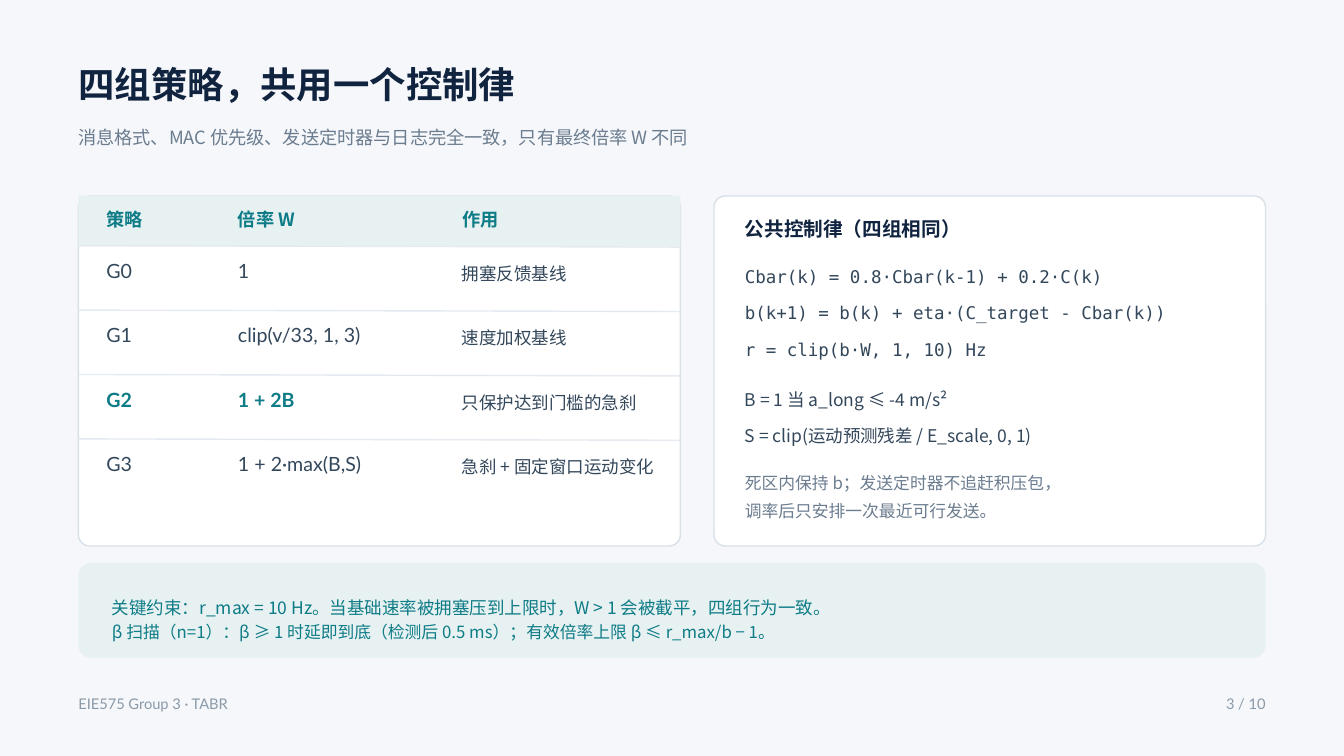
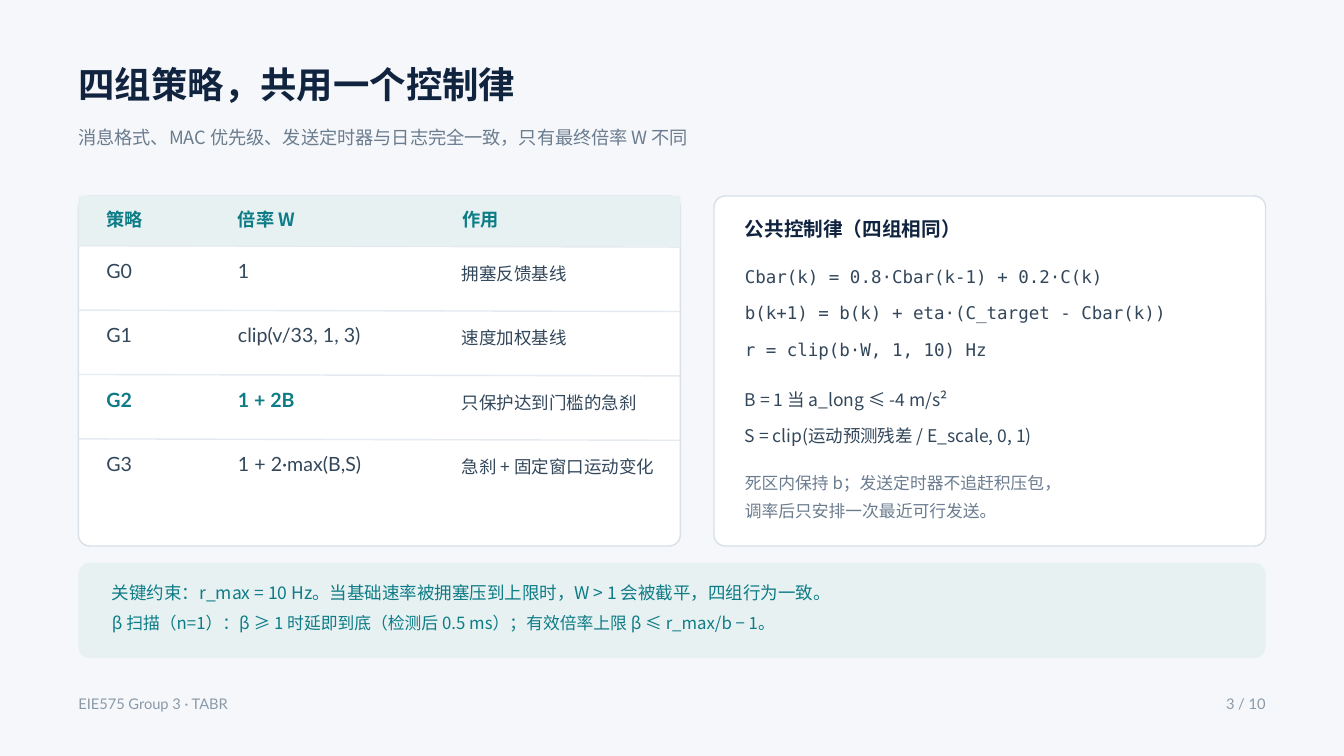
Before and after one commit to han088693-debug/EIE575-Project, a slide deck: slide 3 of TABR_project/docs/deck/EIE575_TABR_deck.pptx. Drawn at 1344x756 pixels with LibreOffice and Linux fonts; fonts in the diff are those of the drawing. Boxes give left, top, right and bottom in pixels: in the first picture for what was removed or moved away, otherwise in the second. Text is boxed around its words. In the diff, an @@ line names an element or a change of style, - is before the commit and + after.

Commit message:
Fold the beta=3 compact point into the report and re-export the deck

```diff
--- a/TABR_project/docs/deck/EIE575_TABR_deck.pptx
+++ b/TABR_project/docs/deck/EIE575_TABR_deck.pptx
@@ rounded rectangle at (79, 563, 1266, 657): proportions changed @@
@@ text "关键约束：r_max = 10 Hz。当基础速率被拥塞压到上限时，W > ...": place and size @@
-text "关键约束：r_max = 10 Hz。当基础速率被拥塞压到上限时，W > ..." at (112, 599, 831, 617)
+text "关键约束：r_max = 10 Hz。当基础速率被拥塞压到上限时，W > ..." at (112, 584, 831, 602)
@@ text "β 扫描（n=1）：β ≥ 1 时延即到底（检测后 ...": place and size @@
-text "β 扫描（n=1）：β ≥ 1 时延即到底（检测后 ..." at (112, 624, 775, 642)
+text "β 扫描（n=1）：β ≥ 1 时延即到底（检测后 ..." at (112, 615, 775, 633)
@@ text "β 扫描（n=1）：β ≥ 1 时延即到底（检测后 ..." at (112, 615, 775, 633): line spacing 1 to 0.9 @@
```
Also in this commit, not shown: 1 other file.
